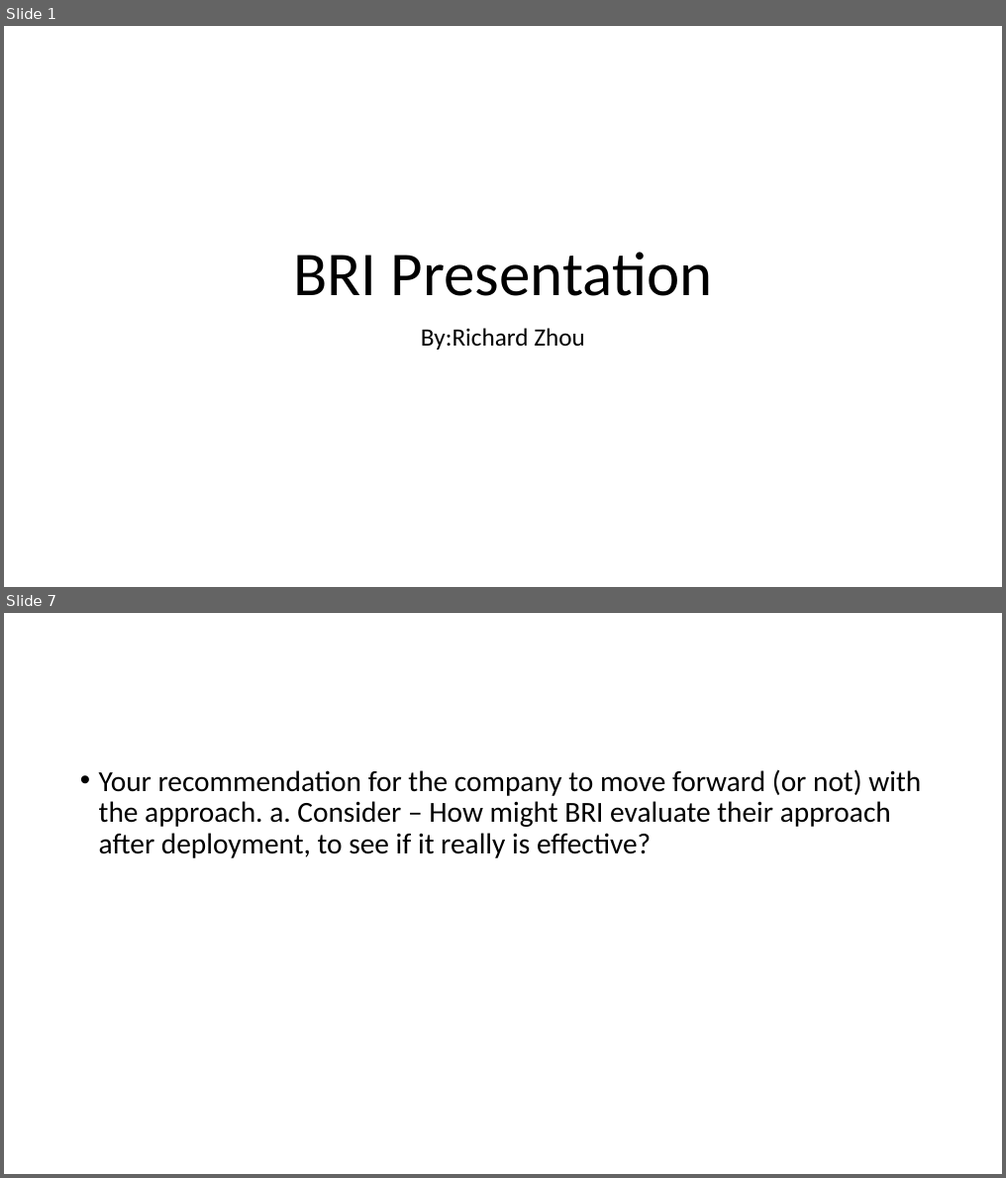
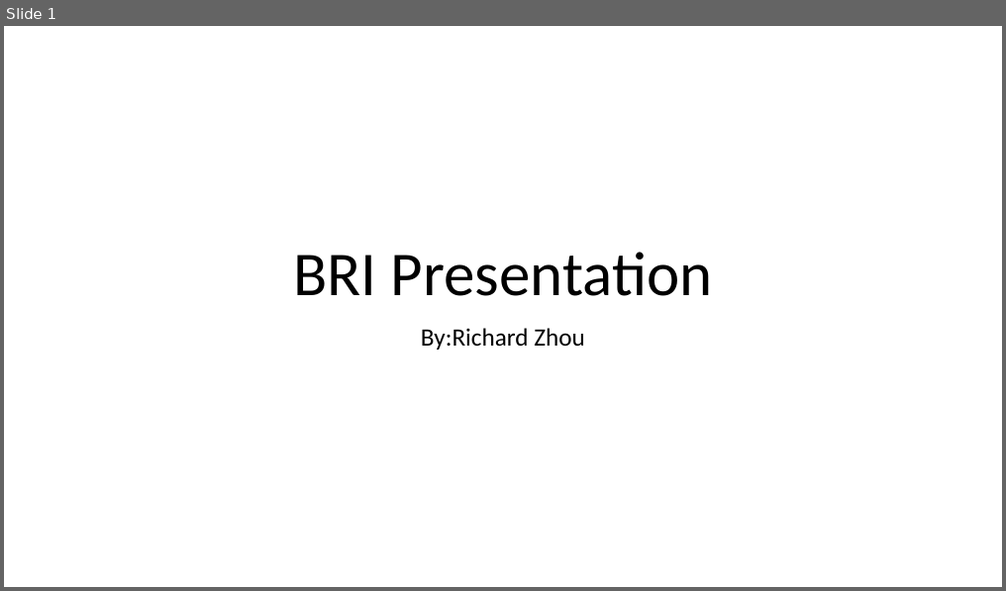
Before and after one commit to zhourichard19/CSE5243, a slide deck: Homework3/Homework3.pptx. Shown one above the other, each under a label of ours: slides 1 and 7 before the commit, slide 1 after it; the slides between them are not shown. The pictures are 1006x1178 and 1006x591 pixels, drawn with LibreOffice and Linux fonts; fonts in the diff are those of the drawing. Boxes give left, top, right and bottom in pixels: in the first picture for what was removed or moved away, otherwise in the second. Text is boxed around its words. In the diff, an @@ line names an element or a change of style, - is before the commit and + after.

```diff
--- a/Homework3/Homework3.pptx
+++ b/Homework3/Homework3.pptx
@@ slide 7 removed at (4, 613, 1002, 1174), background #FFFFFF @@
@@ text removed at (99, 769, 921, 859) @@
-• Your recommendation for the company to move forward (or not) with the approach. a. Consider – How might BRI evaluate their approach after deployment, to see if it really is effective?
```
Also in this commit, not shown: 4 slides changed, 9 slides added, 4 other slides removed.
